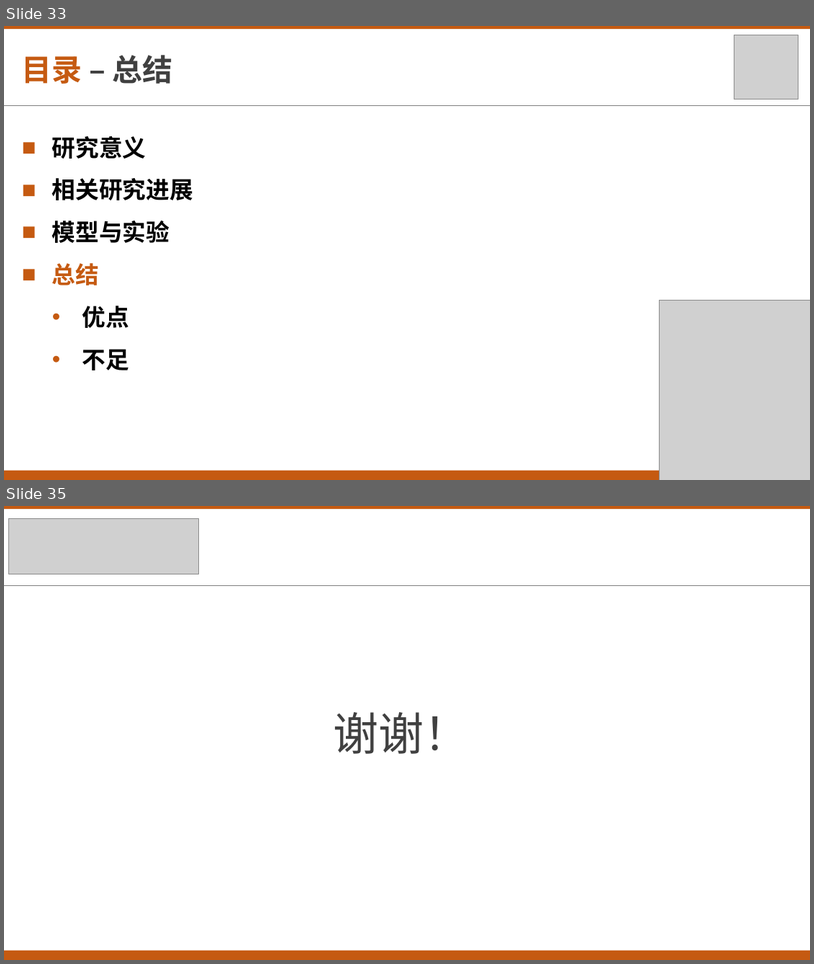
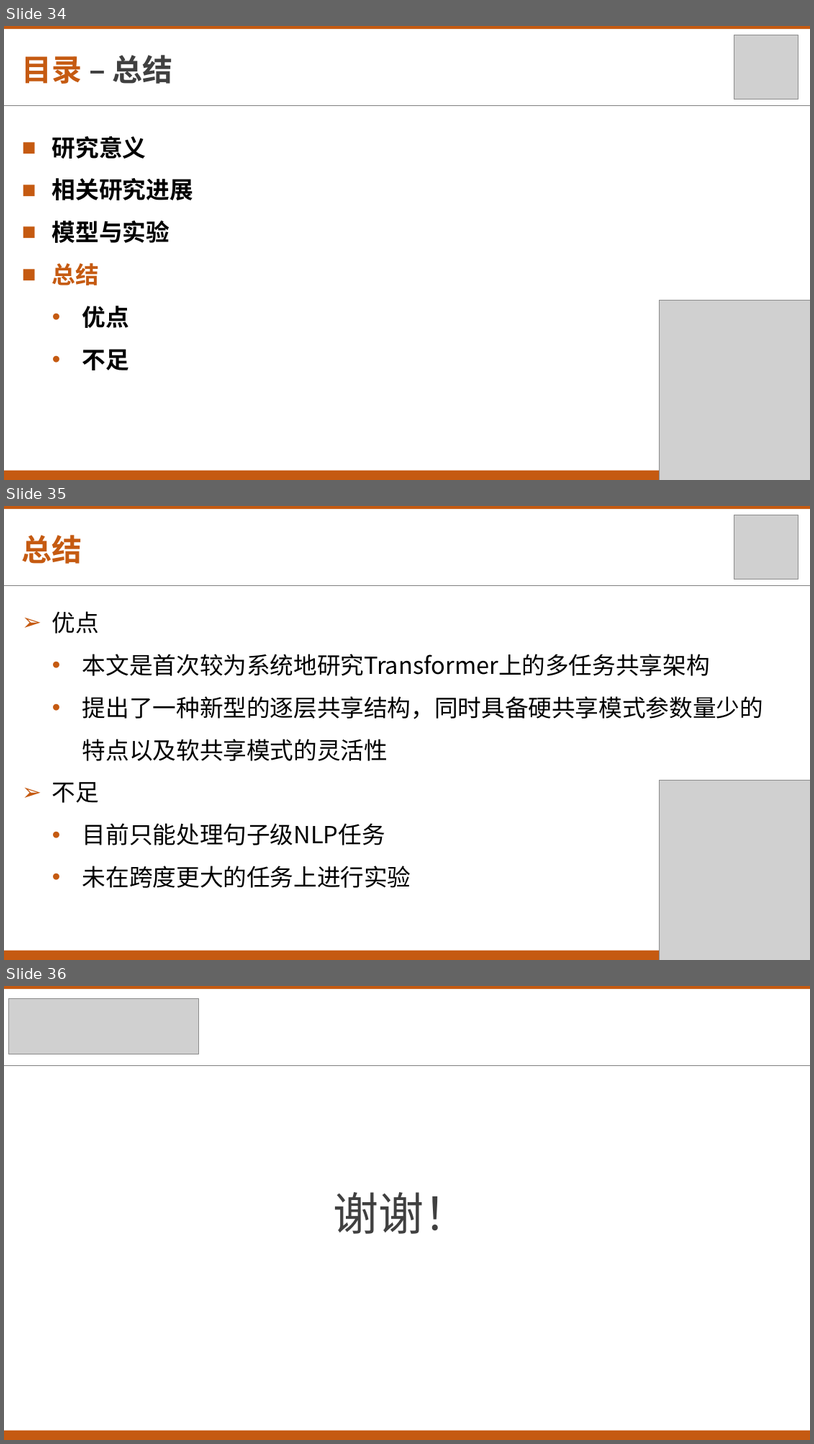
Before and after one commit to txsun1997/Bachelor-Thesis-XDU, a slide deck: materials/毕业设计答辩.pptx. Shown one above the other, each under a label of ours: slides 33 and 35 before the commit, slides 34, 35 and 36 after it; the slides between them are not shown. The pictures are 814x964 and 814x1444 pixels, drawn with LibreOffice and Linux fonts; fonts in the diff are those of the drawing; grey boxes stand for pictures; background and template pictures are left out. Boxes give left, top, right and bottom in pixels: in the first picture for what was removed or moved away, otherwise in the second. Text is boxed around its words. In the diff, an @@ line names an element or a change of style, - is before the commit and + after.

```diff
--- a/materials/毕业设计答辩.pptx
+++ b/materials/毕业设计答辩.pptx
@@ slide 35 added at [4, 506, 810, 960], background #FFFFFF @@
@@ rectangle added at [4, 506, 810, 509], fill #C55A11 @@
@@ picture added at [735, 515, 799, 579] @@
@@ text added at [22, 535, 82, 564], 36 pt, text #C55A11, bold @@
+总结
@@ line added from (4, 585) to (810, 585), #808080 0.5 pt @@
@@ text added at [52, 611, 764, 888], 28 pt, text #000000 @@
+➢ 优点
+  • 本文是首次较为系统地研究Transformer上的多任务共享架构
+  • 提出了一种新型的逐层共享结构，同时具备硬共享模式参数量少的特点以及软共享模式的灵活性
+➢ 不足
+  • 目前只能处理句子级NLP任务
+  • 未在跨度更大的任务上进行实验
@@ picture added at [660, 780, 810, 960] @@
@@ rectangle added at [4, 950, 810, 960], fill #C55A11 @@
@@ what was slide 33 is now slide 34 @@
@@ what was slide 35 is now slide 36 @@
```
Also in this commit, not shown: 28 slides changed, 1 other slide added, 1 slide removed, 2 other files.
